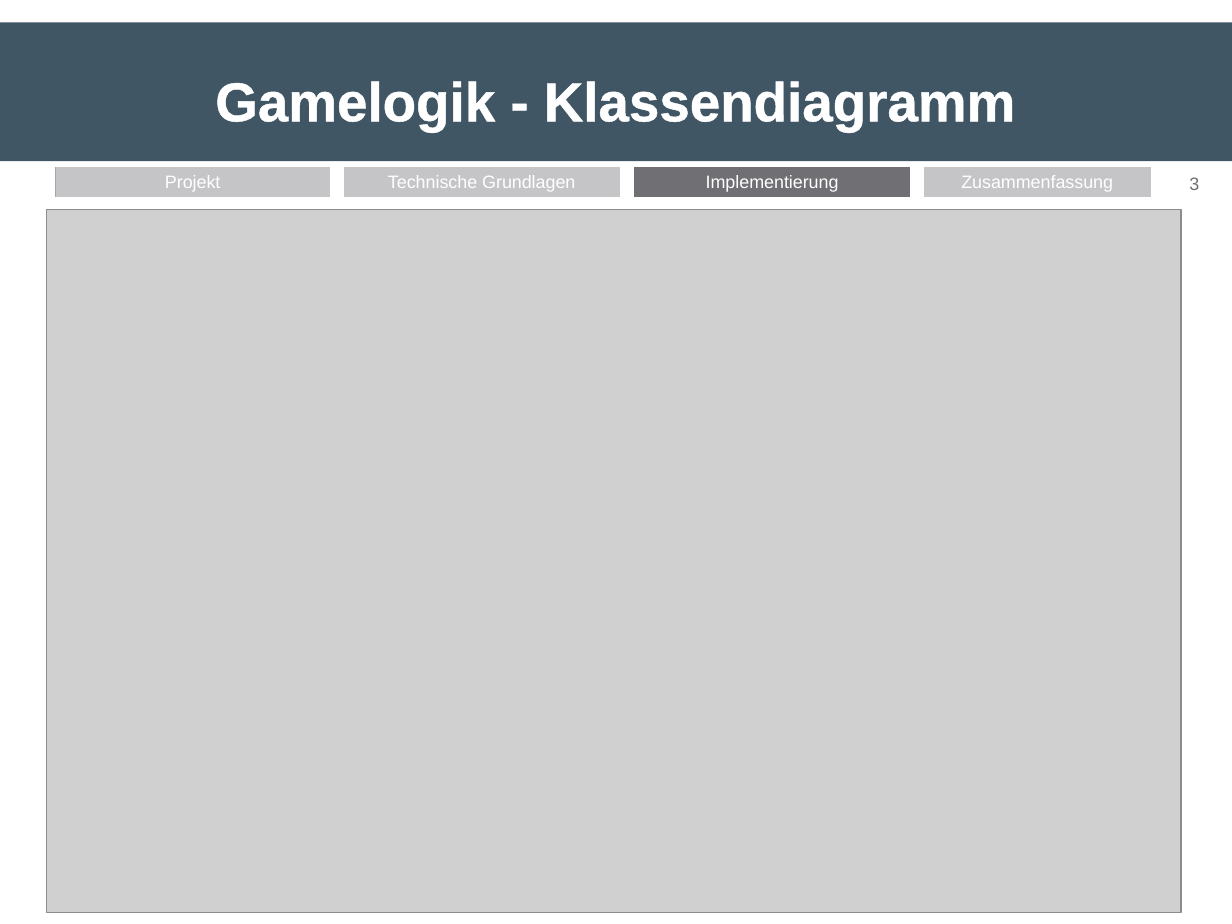
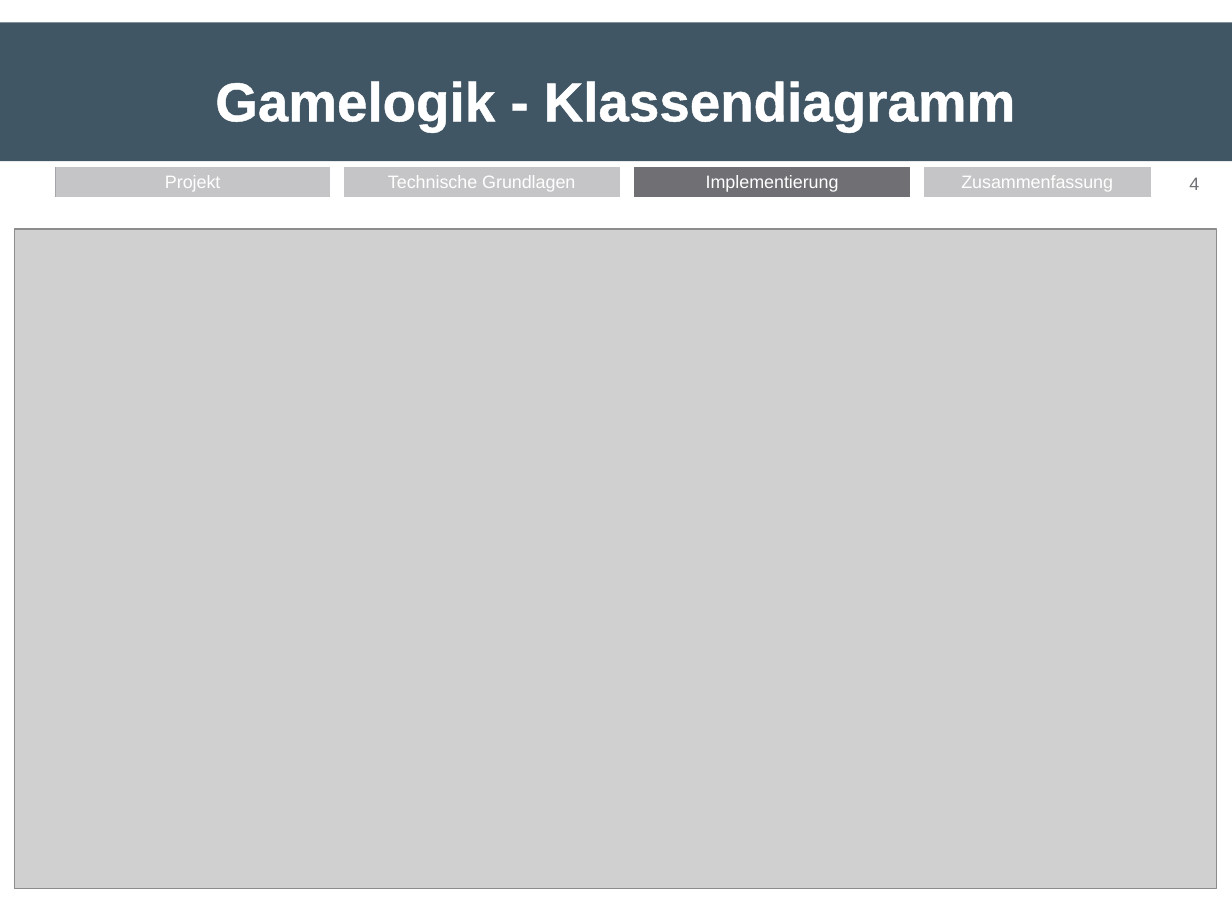
Before and after one commit to TankCommander/JavaServer, a slide deck: slide 4 of Vortrag_TankCommander_Java/tankCommander.pptx (slide 3 before the commit). Drawn at 1232x924 pixels with LibreOffice and Linux fonts; fonts in the diff are those of the drawing; grey boxes stand for pictures. Boxes give left, top, right and bottom in pixels: in the first picture for what was removed or moved away, otherwise in the second. Text is boxed around its words. In the diff, an @@ line names an element or a change of style, - is before the commit and + after.

```diff
--- a/Vortrag_TankCommander_Java/tankCommander.pptx
+++ b/Vortrag_TankCommander_Java/tankCommander.pptx
@@ page number at (x1=1189, y1=177, x2=1199, y2=190): text changed @@
-3
+4
@@ picture resized from (x1=47, y1=209, x2=1181, y2=912) to (x1=15, y1=229, x2=1217, y2=888) @@
```
Also in this commit, not shown: 1 slide added, 4 other files.
